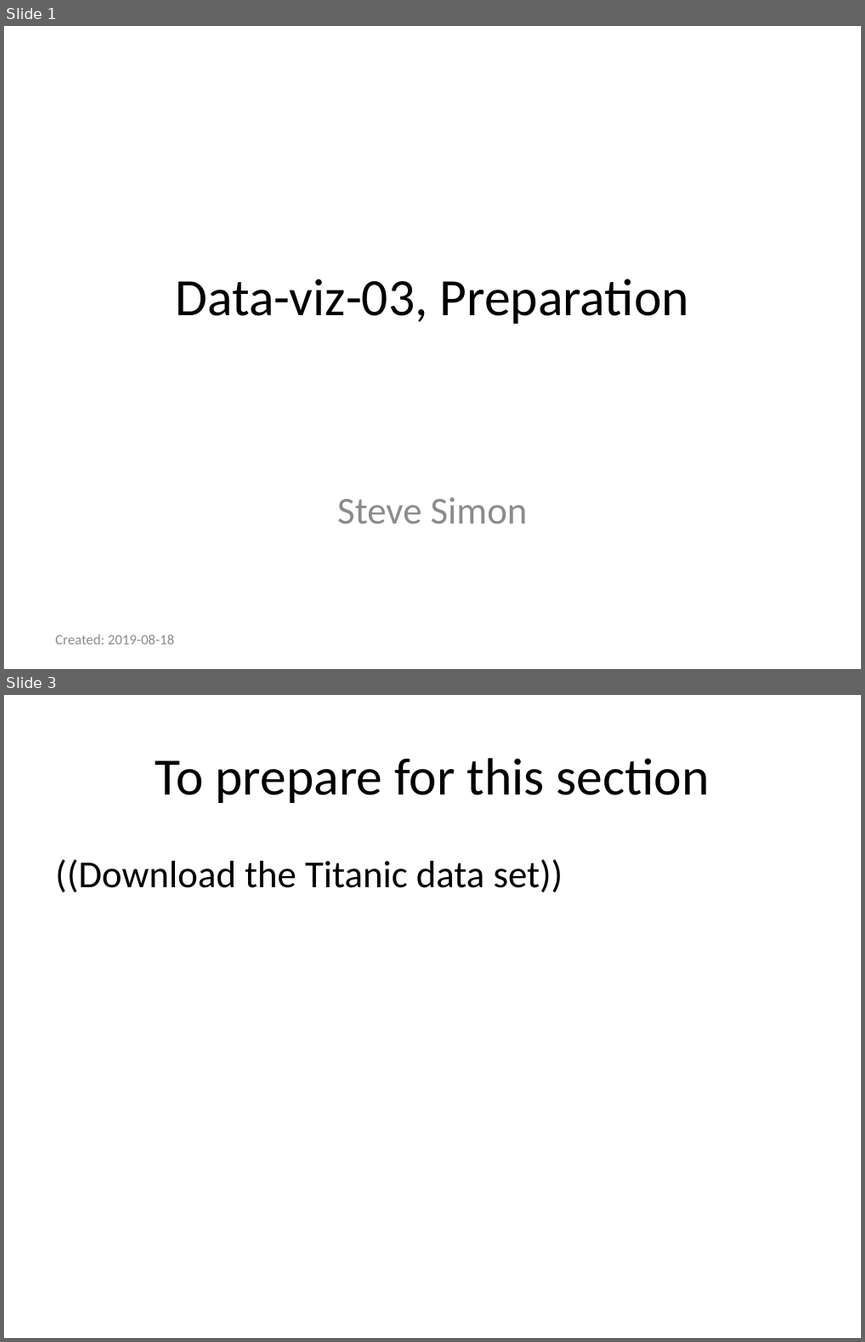
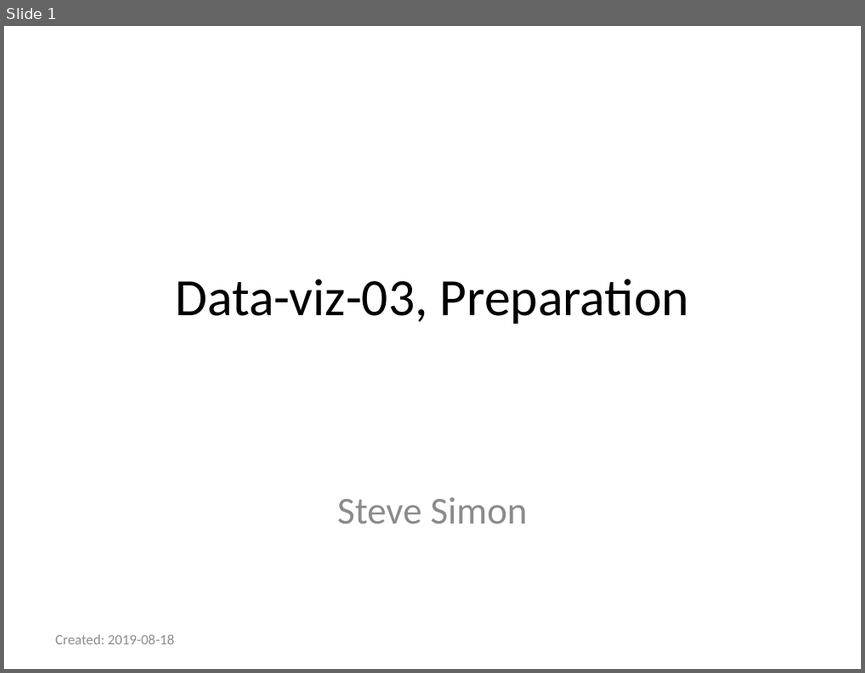
Before and after one commit to pmean/data-visualization, a slide deck: data-viz-03/component/preparation.pptx. Shown one above the other, each under a label of ours: slides 1 and 3 before the commit, slide 1 after it; the slides between them are not shown. The pictures are 865x1342 and 865x673 pixels, drawn with LibreOffice and Linux fonts; fonts in the diff are those of the drawing. Boxes give left, top, right and bottom in pixels: in the first picture for what was removed or moved away, otherwise in the second. Text is boxed around its words. In the diff, an @@ line names an element or a change of style, - is before the commit and + after.

```diff
--- a/data-viz-03/component/preparation.pptx
+++ b/data-viz-03/component/preparation.pptx
@@ slide 3 removed at box(4, 695, 861, 1338), background #FFFFFF @@
@@ title removed at box(155, 758, 710, 803) @@
-To prepare for this section
@@ text removed at box(55, 859, 563, 892) @@
-((Download the Titanic data set))
```
Also in this commit, not shown: 1 slide changed, 4 slides added, 3 other slides removed, 15 other files.
